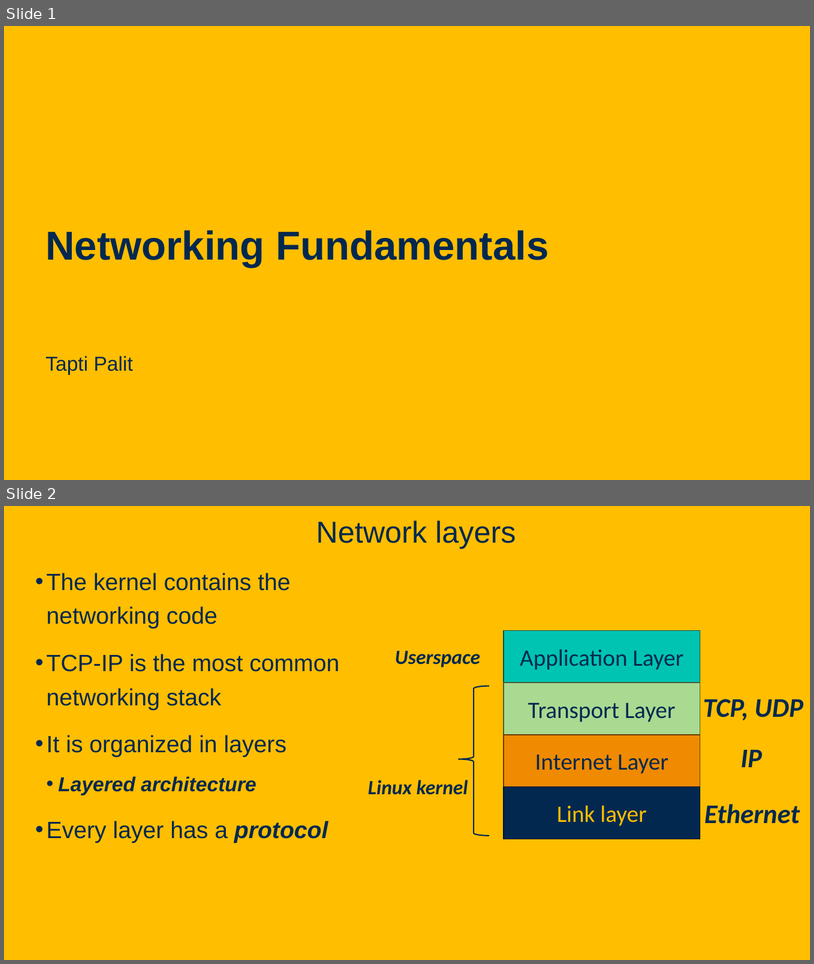
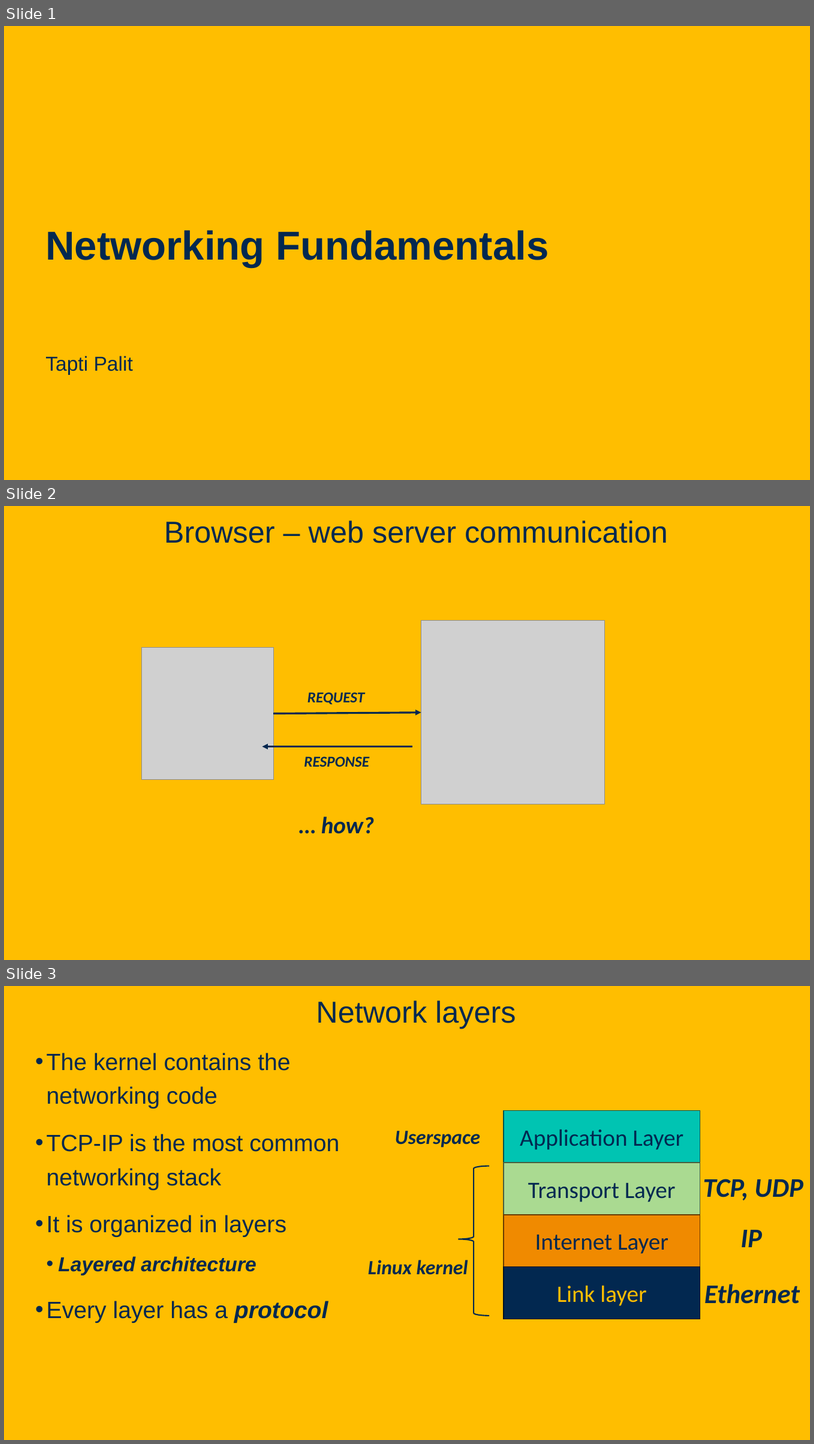
Before and after one commit to davsec-teaching/ecs160-f25, a slide deck: slides/3_networking_fundamentals.pptx. Shown one above the other, each under a label of ours: slides 1 and 2 before the commit, slides 1, 2 and 3 after it. The pictures are 814x964 and 814x1444 pixels, drawn with LibreOffice and Linux fonts; fonts in the diff are those of the drawing; grey boxes stand for pictures; background and template pictures are left out. Boxes give left, top, right and bottom in pixels: in the first picture for what was removed or moved away, otherwise in the second. Text is boxed around its words. In the diff, an @@ line names an element or a change of style, - is before the commit and + after.

```diff
--- a/slides/3_networking_fundamentals.pptx
+++ b/slides/3_networking_fundamentals.pptx
@@ slide 2 added at [4,506,810,960], background picture (left out) @@
@@ title added at [164,520,668,543], 36 pt, text #022850 @@
+Browser – web server communication
@@ picture added at [422,621,605,804] @@
@@ picture added at [141,648,273,780] @@
@@ text added at [308,692,365,705], 18 pt, text #022850, bold, italic @@
+REQUEST
@@ arrow added from (274, 714) to (422, 712), #022850 2.25 pt @@
@@ arrow added from (413, 746) to (263, 746), #022850 2.25 pt @@
@@ text added at [304,756,369,766], 18 pt, text #022850, bold, italic @@
+RESPONSE
@@ text added at [321,816,374,834], 28 pt, text #022850, bold, italic @@
+… how?
@@ what was slide 2 is now slide 3 @@
```
Also in this commit, not shown: 4 slides changed, 1 other slide added, 1 other file.
